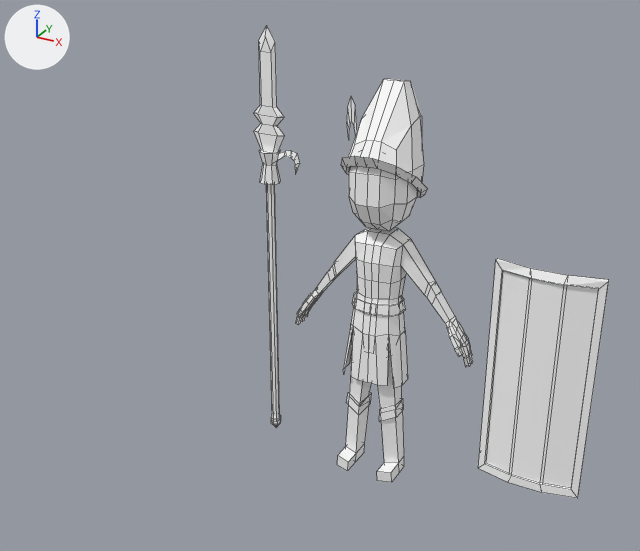
Before and after pictures for a commit that changed the Blender file Resources/characters/soldier/soldierBlend.blend.
The view is the same before and after, from a 50 mm camera at (9.67, -21.23, 16.52) aimed at (-0.42, -2.9, 7.35). Arrows for +X, +Y and +Z are at upper left; the lights stay in place. Mesh edges are drawn as thin lines.
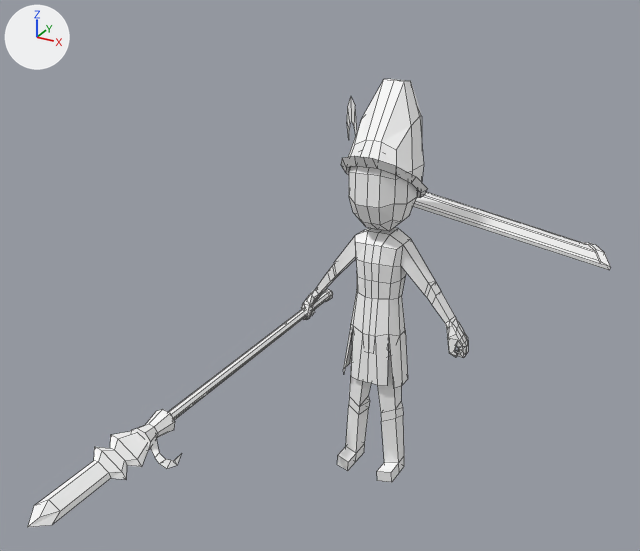
The newer file adds a shape key; the second version is drawn at full value of the shape key 'gae Bolg' of 'Cube.000', and the change is written as the vertex moves it makes.

What differs and where, as boxes [x1, y1, x2, y2] in the pictures (640 x 551 px; the box of a moved part takes in the faces that stretch with it):
'Cube.014', deleted
    before: [254, 25, 609, 498]
'Cube.000', reshaped, modifiers changed (228% wider, 76% taller)
    before: [296, 228, 473, 482]
    after: [28, 79, 610, 527]
part 1 of me_cube_000, added
    after: [168, 293, 328, 420]
part 2 of me_cube_000, added
    after: [28, 431, 149, 527]
part 3 of me_cube_000, added
    after: [413, 192, 610, 270]
part 4 of me_cube_000, added
    after: [131, 409, 175, 449]
part 5 of me_cube_000, added
    after: [322, 289, 333, 302]
part 6 of me_cube_000, added
    after: [151, 438, 182, 469]
part 7 of me_cube_000, deleted
    before: [346, 392, 404, 422]
part 8 of me_cube_000, built on
    before: [346, 292, 406, 463]
    after: [301, 228, 404, 471]
part 9 of me_cube_000, moved or reshaped
    before: [296, 294, 473, 367]
    after: [447, 327, 468, 358]

The change, as a list of edits to the scene's bpy script:
```text
Change me_cube_000:
    used by ob_cube_000; location = (0.0, 0.0, 0.0); scale = (0.9, 0.9, 0.9)
    remove me_cube_000.from_pydata(...)  # 221 vertices, 206 faces; spans x 0.0..3.14, y -1.09..0.58, z 0.02..8.59
    add me_cube_000.from_pydata(...)  # 631 vertices, 600 faces; spans x -3.17..6.2, y -12.76..7.15, z 0.02..13.12
    me_cube_000 part 1: a new loose piece, an 8-sided cylinder along y spanning x -2.84..-2.55, y -8.35..1.34, z 5.06..5.34, in mat_soldierarmor (its picture is missing)
    me_cube_000 part 2: a new loose piece of 39 vertices spanning x -3.17..-2.22, y -12.76..-8.8, z 4.87..5.53, in mat_soldierarmor (its picture is missing)
    me_cube_000 part 3: a new loose piece of 30 vertices spanning x -1.69..6.2, y 1.37..7.15, z 6.43..9.19, in mat_soldierarmor (its picture is missing)
    me_cube_000 part 4: a new loose piece of 24 vertices spanning x -3.04..-2.35, y -8.84..-7.8, z 4.86..5.54, in mat_soldierarmor (its picture is missing)
    me_cube_000 part 5: a new loose piece of 17 vertices spanning x -2.88..-2.51, y 1.19..1.69, z 5.01..5.39, in mat_soldierarmor (its picture is missing)
    me_cube_000 part 6: a new loose piece of 16 vertices spanning x -2.67..-1.77, y -8.94..-8.18, z 4.55..5.22, in mat_soldierarmor (its picture is missing)
    me_cube_000 part 7: the loose piece of 8 vertices spanning x 0.35..0.93, y -0.67..0.27, z 2.03..2.76 is deleted
    me_cube_000 part 8
    29 vertices are removed from x 0.0..0.85, y -0.82..0.51, z 6.02..6.36
    32 faces are deleted
    3 vertices move from x 0.0..0.61, y -0.71..0.31, z 6.02..6.36 to x -0.72..-0.17, y -0.79..0.33, z 4.62..4.81
    168 vertices are added at x -2.95..0.89, y -1.09..0.58, z 0.02..8.59
    184 new faces join them
    me_cube_000 part 9
    35 vertices move from x 2.49..3.14, y -0.37..0.42, z 4.58..5.69 to x 2.4..2.95, y -0.37..0.45, z 4.88..5.56
Change ob_cube_000:
    remove _m = ob_cube_000.modifiers.new('Mirror', 'MIRROR')
Remove ob_cube_014:
    ob_cube_014 = bpy.data.objects.new('Cube.014', me_cube_014)
    ob_cube_014.location = (0.0, 0.0, 0.0)
    ob_cube_014.scale = (0.9, 0.9, 0.9)
```
